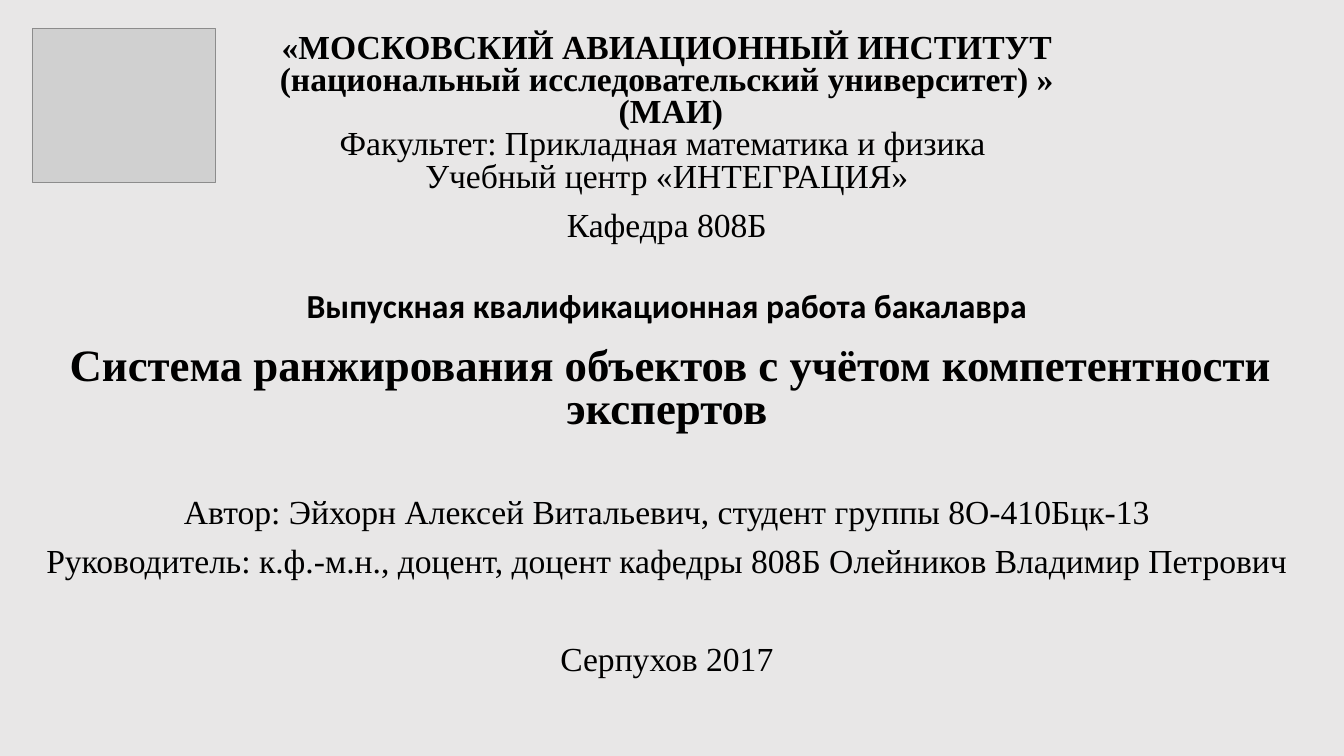
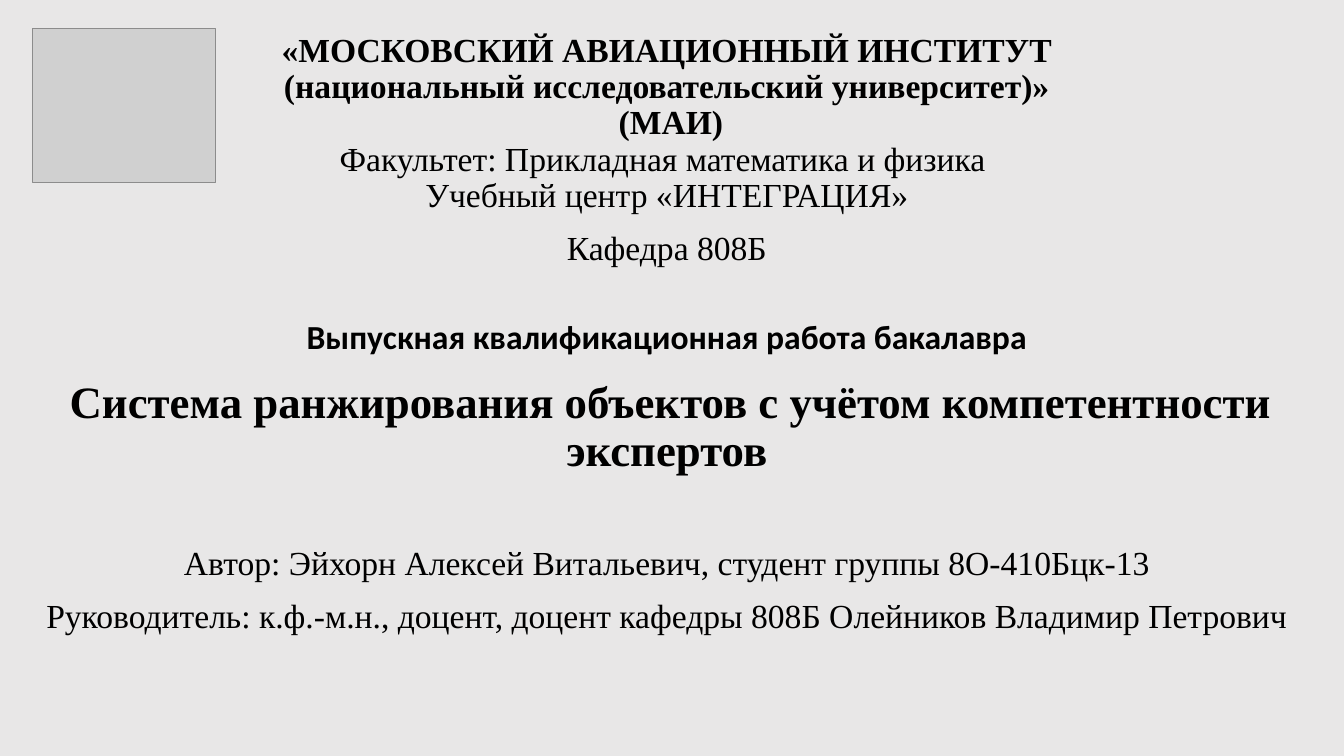
Before and after one commit to HORNetpy/testgitrepo, a slide deck: slide 1 of Docs/Мои документы/Презентация Microsoft PowerPoint.pptx. Drawn at 1344x756 pixels with LibreOffice and Linux fonts; fonts in the diff are those of the drawing; grey boxes stand for pictures. Boxes give left, top, right and bottom in pixels: in the first picture for what was removed or moved away, otherwise in the second. Text is boxed around its words. In the diff, an @@ line names an element or a change of style, - is before the commit and + after.

```diff
--- a/Docs/Мои документы/Презентация Microsoft PowerPoint.pptx
+++ b/Docs/Мои документы/Презентация Microsoft PowerPoint.pptx
@@ subtitle at bbox=[282, 35, 1051, 213]: text changed @@
-«МОСКОВСКИЙ АВИАЦИОННЫЙ ИНСТИТУТ
-(национальный исследовательский университет) »
-(МАИ)
-Факультет: Прикладная математика и физика
-Учебный центр «ИНТЕГРАЦИЯ»
+«МОСКОВСКИЙ АВИАЦИОННЫЙ ИНСТИТУТ
+(национальный исследовательский университет)»
+(МАИ)
+Факультет: Прикладная математика и физика
+Учебный центр «ИНТЕГРАЦИЯ»
@@ subtitle at bbox=[46, 236, 1287, 634]: line spacing 0.8 to 0.9 @@
@@ subtitle at bbox=[560, 648, 773, 678]: paragraph removed @@
-Серпухов 2017
```
Also in this commit, not shown: 15 other slides changed, 3 slides added, 3 slides removed, 1 other file.
